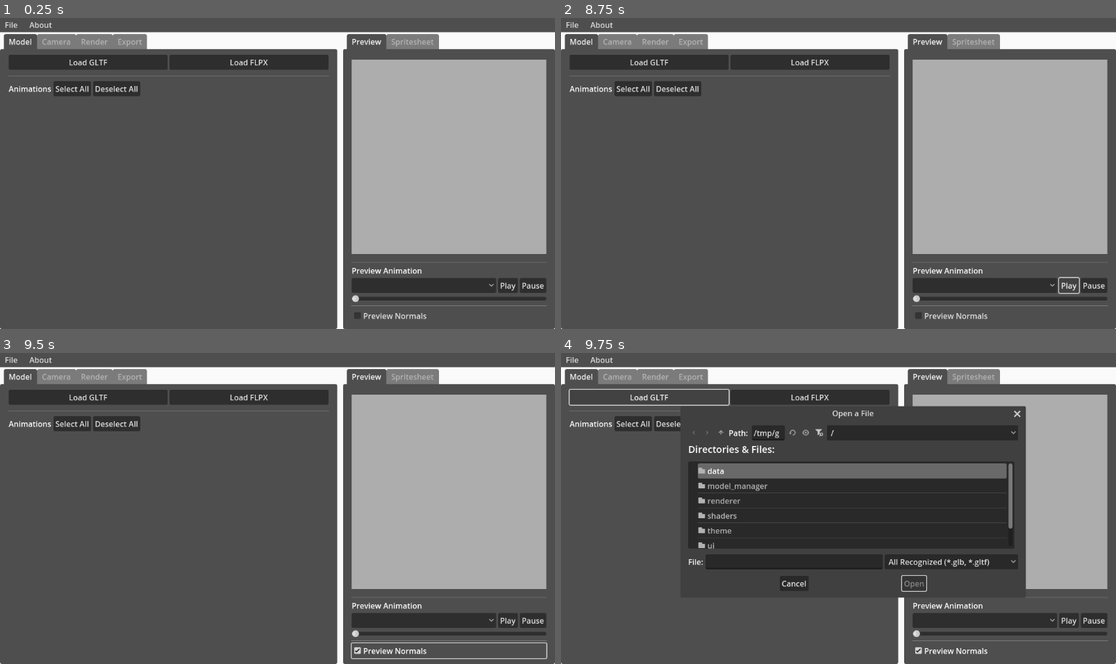
Above: before the commit, frames 1-4 (two rows, left to right).
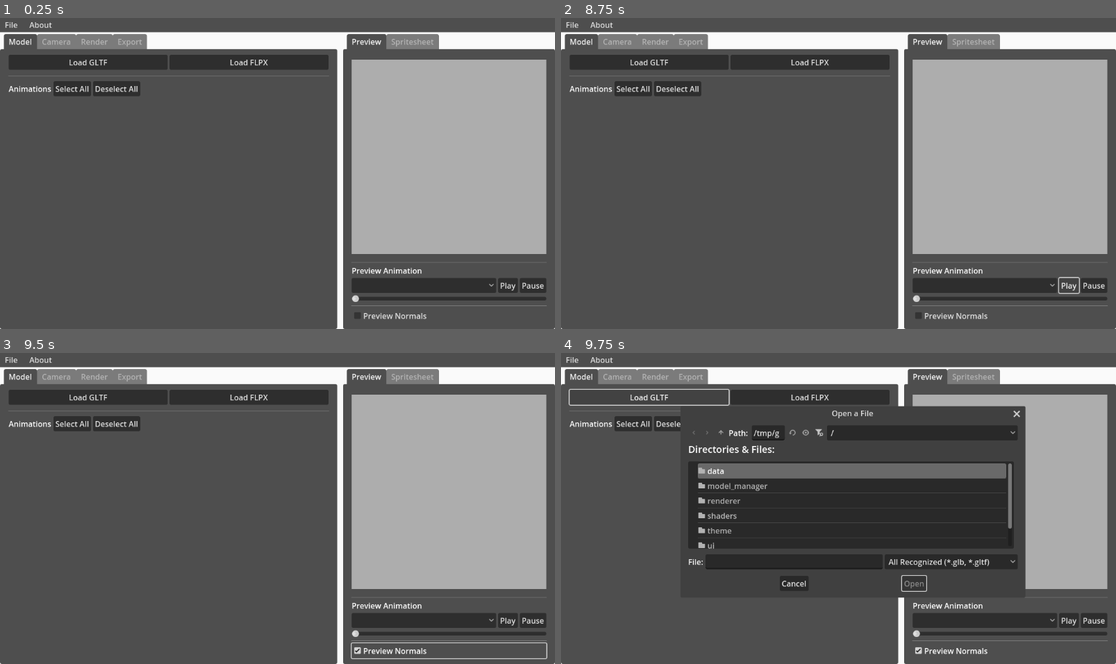
Above: after the commit, the same moments.

Repository: Caaz/FlatPixel
Game: Godot game, scene res://ui/main.tscn
Two runs of this game, one before a commit and one after it. Both use one fixed random seed, a clock stepped at 60 frames per second and the inputs below.
Inputs:
- Up to frame 1 (0.25 s): no input
- Up to frame 2 (8.75 s): click "Play" at 0.5 s; click "Play" at 1.25 s; click "Select All" at 2 s; click "Deselect All" at 2.75 s; click "Preview Normals" at 3.5 s; click "Select All" at 4.25 s; click "Deselect All" at 5 s; click "Preview Normals" at 5.75 s; click "Select All" at 6.5 s; click "Deselect All" at 7.25 s; click "Play" at 8 s
- Up to frame 3 (9.5 s): click "Preview Normals" at 8.75 s
- Up to frame 4 (9.75 s): click "Load GLTF" at 9.5 s

Frames 1-3 are identical in both runs. In frame 4, 0.2% of the frame differs, in the area x 48-84%, y 17-76%.

Commit message:
file menu bar

Diff:
--- a/data/session.gd
+++ b/data/session.gd
@@ -16,6 +16,12 @@
 
 var capture_model: CaptureModel
 var most_recent_render: RenderResult
+
+var currently_open_file: String :
+	set(value):
+		currently_open_file = value
+		RecentFileManager.add_recent_file(currently_open_file)
+		get_window().title = "FlatPixel - %s" % currently_open_file.split("/")[-1]
 
 func load_model(filepath: String):
 	var model = ModelManager.load_model(filepath)
@@ -49,6 +55,7 @@
 
 func load_flpx_file(filepath: String):
 	load_flpx(FlpxHandler.read_flpx_from_file(filepath))
+	currently_open_file = filepath
 
 func load_flpx(flpx: FlpxContents):
 	load_model(flpx.model_settings.model_path)
@@ -59,3 +66,15 @@
 	set_export_settings(flpx.export_settings)
 
 	on_flpx_loaded.emit()
+
+func save_flpx(path: String = ""):
+	if path != "":
+		currently_open_file = path
+
+	if not path.ends_with(".flpx"):
+		path = path + ".flpx"
+
+	if currently_open_file == "":
+		push_error("Cannot save file when no file handle has been provided!")
+
+	FlpxHandler.save_session_flpx(currently_open_file)
--- a/project.godot
+++ b/project.godot
@@ -20,6 +20,7 @@
 
 Session="*res://data/session.gd"
 SpritesheetRenderer="*res://renderer/spritesheet_renderer.tscn"
+RecentFileManager="*res://util/recent_file_manager.gd"
 
 [debug]
 
--- a/ui/main.gd
+++ b/ui/main.gd
@@ -1,21 +1 @@
 extends Control
-
-@onready var file_menu: PopupMenu = %FileMenu
-@onready var about_menu: PopupMenu = %AboutMenu
-
-func _ready():
-	about_menu.set_item_text(0, "%s v%s" % [ProjectSettings.get_setting("application/config/name"), ProjectSettings.get_setting("application/config/version")])
-
-
-func _on_file_menu_id_pressed(id: int) -> void:
-	match id:
-		0:
-			print("New")
-		2:
-			print("Open")
-		3:
-			print("Save")
-		4:
-			print("Save As")
-		6:
-			get_tree().quit()
--- a/ui/main.tscn
+++ b/ui/main.tscn
@@ -1,8 +1,9 @@
-[gd_scene load_steps=10 format=3 uid="uid://dqly74a3jg4k1"]
+[gd_scene load_steps=11 format=3 uid="uid://dqly74a3jg4k1"]
 
 [ext_resource type="Theme" uid="uid://d3g3ugsxeo4xw" path="res://theme/ui_theme.tres" id="1_04ebt"]
 [ext_resource type="Script" uid="uid://drgsb8q20mn5o" path="res://ui/main.gd" id="1_ig3e3"]
 [ext_resource type="PackedScene" uid="uid://b88sbvecfhnlq" path="res://ui/preview_window/preview_window.tscn" id="2_pxk5g"]
+[ext_resource type="PackedScene" uid="uid://bdvwgj3fcgst0" path="res://ui/top_menu_bar.tscn" id="3_7nk2m"]
 [ext_resource type="PackedScene" uid="uid://s3okkitvmc7k" path="res://ui/panels/export_panel.tscn" id="5_06s8x"]
 [ext_resource type="PackedScene" uid="uid://diklcen85yc3m" path="res://ui/panels/render_panel.tscn" id="5_fc3ap"]
 [ext_resource type="PackedScene" uid="uid://bdagb6dr0dy1l" path="res://ui/preview_window/spritesheet_preview.tscn" id="7_06s8x"]
@@ -39,46 +40,8 @@
 grow_horizontal = 2
 grow_vertical = 2
 
-[node name="MenuBar" type="MenuBar" parent="VBoxContainer"]
+[node name="MenuBar" parent="VBoxContainer" instance=ExtResource("3_7nk2m")]
 layout_mode = 2
-
-[node name="FileMenu" type="PopupMenu" parent="VBoxContainer/MenuBar"]
-unique_name_in_owner = true
-title = "File"
-item_count = 7
-item_0/text = "New"
-item_0/id = 0
-item_1/id = 1
-item_1/disabled = true
-item_1/separator = true
-item_2/text = "Open"
-item_2/id = 2
-item_3/text = "Save"
-item_3/id = 3
-item_4/text = "Save As"
-item_4/id = 4
-item_5/id = 5
-item_5/disabled = true
-item_5/separator = true
-item_6/text = "Exit"
-item_6/id = 6
-
-[node name="AboutMenu" type="PopupMenu" parent="VBoxContainer/MenuBar"]
-unique_name_in_owner = true
-title = "About"
-item_count = 1
-item_0/id = 0
-
-[node name="ColorRect" type="ColorRect" parent="VBoxContainer/MenuBar"]
-show_behind_parent = true
-layout_mode = 1
-anchors_preset = 15
-anchor_right = 1.0
-anchor_bottom = 1.0
-grow_horizontal = 2
-grow_vertical = 2
-mouse_filter = 1
-color = Color(0.305882, 0.305882, 0.305882, 1)
 
 [node name="HSplitContainer" type="HSplitContainer" parent="VBoxContainer"]
 layout_mode = 2
@@ -130,5 +93,3 @@
 offset_top = -32.5
 offset_right = 282.5
 offset_bottom = 32.5
-
-[connection signal="id_pressed" from="VBoxContainer/MenuBar/FileMenu" to="." method="_on_file_menu_id_pressed"]
--- /dev/null
+++ b/ui/top_menu_bar.gd
@@ -0,0 +1,71 @@
+extends MenuBar
+
+@onready var file_menu: PopupMenu = %FileMenu
+@onready var open_recent_menu: PopupMenu = %OpenRecentMenu
+@onready var about_menu: PopupMenu = %AboutMenu
+
+@onready var open_file_dialog: FileDialog = %OpenFileDialog
+@onready var save_file_dialog: FileDialog = %SaveFileDialog
+
+var recent_files_submenu: PopupMenu
+
+func _ready():
+	file_menu.add_item("New", 0)
+
+	file_menu.add_separator("", 1000)
+
+	file_menu.add_item("Open...", 1)
+	file_menu.add_submenu_node_item("Open Recent", open_recent_menu, 2)
+
+	file_menu.add_separator("", 1001)
+
+	file_menu.add_item("Save", 3)
+	file_menu.add_item("Save As...", 4)
+
+	file_menu.add_separator("", 1002)
+
+	file_menu.add_item("Exit", 5)
+
+	about_menu.set_item_text(0, "%s v%s" % [ProjectSettings.get_setting("application/config/name"), ProjectSettings.get_setting("application/config/version")])
+
+	_update_recent_files(RecentFileManager.recent_files)
+	RecentFileManager.on_recent_files_updated.connect(_update_recent_files)
+
+func _on_file_menu_id_pressed(id: int) -> void:
+	match id:
+		0:
+			# New
+			print("New")
+		1:
+			# Open
+			open_file_dialog.show()
+		3:
+			# Save
+			if Session.currently_open_file != "":
+				Session.save_flpx()
+			else:
+				save_file_dialog.show()
+		4:
+			# Save As
+			save_file_dialog.show()
+		5:
+			# Exit
+			get_tree().quit()
+
+func _on_open_recent_menu_index_pressed(idx: int) -> void:
+	Session.load_flpx_file(open_recent_menu.get_item_text(idx))
+
+
+func _on_open_path_selected(filepath: String):
+	Session.load_flpx_file(filepath)
+
+func _on_save_path_selected(filepath: String):
+	Session.save_flpx(filepath)
+
+func _update_recent_files(files: Array[String]):
+	open_recent_menu.clear()
+	if len(files) == 0:
+		open_recent_menu.add_item("<empty>")
+		open_recent_menu.set_item_disabled(0, true)
+	for recent in files:
+		open_recent_menu.add_item(recent)
--- /dev/null
+++ b/ui/top_menu_bar.tscn
@@ -0,0 +1,62 @@
+[gd_scene load_steps=2 format=3 uid="uid://bdvwgj3fcgst0"]
+
+[ext_resource type="Script" uid="uid://gxifx34u5oub" path="res://ui/top_menu_bar.gd" id="1_j2rdl"]
+
+[node name="MenuBar" type="MenuBar"]
+anchors_preset = 15
+anchor_right = 1.0
+anchor_bottom = 1.0
+grow_horizontal = 2
+grow_vertical = 2
+script = ExtResource("1_j2rdl")
+
+[node name="OpenFileDialog" type="FileDialog" parent="."]
+unique_name_in_owner = true
+title = "Open a File"
+initial_position = 2
+ok_button_text = "Open"
+file_mode = 0
+filters = PackedStringArray("*.flpx")
+use_native_dialog = true
+
+[node name="SaveFileDialog" type="FileDialog" parent="."]
+unique_name_in_owner = true
+initial_position = 2
+access = 2
+filters = PackedStringArray("*.flpx")
+use_native_dialog = true
+
+[node name="FileMenu" type="PopupMenu" parent="."]
+unique_name_in_owner = true
+auto_translate_mode = 1
+title = "File"
+
+[node name="OpenRecentMenu" type="PopupMenu" parent="FileMenu"]
+unique_name_in_owner = true
+item_count = 1
+item_0/text = "<empty>"
+item_0/id = 0
+item_0/disabled = true
+
+[node name="AboutMenu" type="PopupMenu" parent="."]
+unique_name_in_owner = true
+auto_translate_mode = 1
+title = "About"
+item_count = 1
+item_0/id = 0
+
+[node name="ColorRect" type="ColorRect" parent="."]
+show_behind_parent = true
+layout_mode = 1
+anchors_preset = 15
+anchor_right = 1.0
+anchor_bottom = 1.0
+grow_horizontal = 2
+grow_vertical = 2
+mouse_filter = 1
+color = Color(0.305882, 0.305882, 0.305882, 1)
+
+[connection signal="file_selected" from="OpenFileDialog" to="." method="_on_open_path_selected"]
+[connection signal="file_selected" from="SaveFileDialog" to="." method="_on_save_path_selected"]
+[connection signal="id_pressed" from="FileMenu" to="." method="_on_file_menu_id_pressed"]
+[connection signal="index_pressed" from="FileMenu/OpenRecentMenu" to="." method="_on_open_recent_menu_index_pressed"]
--- /dev/null
+++ b/util/recent_file_manager.gd
@@ -0,0 +1,35 @@
+extends Node
+
+const RECENT_FILE_PATH: String = "user://recent_files.cfg"
+const MAX_RECENT_FILES: int = 8
+
+signal on_recent_files_updated(recent_files: Array[String])
+
+var recent_files: Array[String]
+
+func _ready() -> void:
+	load_config_file()
+
+func add_recent_file(filepath: String):
+	# Prevent same file from appearing multiple times
+	while filepath in recent_files:
+		recent_files.erase(filepath)
+
+	recent_files.push_front(filepath)
+	if len(recent_files) > MAX_RECENT_FILES:
+		recent_files = recent_files.slice(0, MAX_RECENT_FILES)
+	save_config_file()
+	on_recent_files_updated.emit(recent_files)
+
+func load_config_file():
+	var config = ConfigFile.new()
+	var err = config.load(RECENT_FILE_PATH)
+	if err != OK:
+		return
+
+	recent_files = config.get_value("recents", "files")
+
+func save_config_file():
+	var config = ConfigFile.new()
+	config.set_value("recents", "files", recent_files)
+	config.save(RECENT_FILE_PATH)
Not shown, added: ui/top_menu_bar.gd.uid
Not shown, added: util/recent_file_manager.gd.uid
